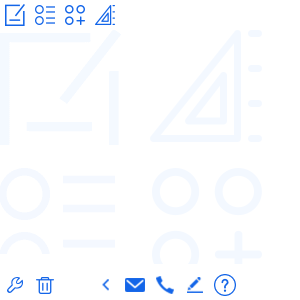
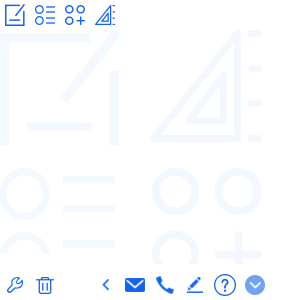
Revision of a layered 300×300 image; what changed, layer by layer:
added layer "xiala" above "问号圆" over <box>245,275,265,295</box>
